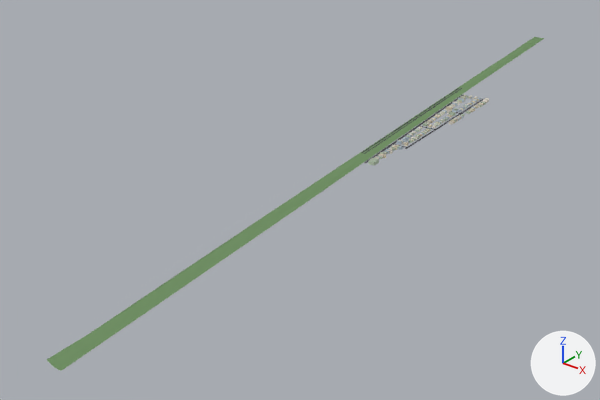
The glTF model public/tiles/tile_1_16.glb: old version first, new version second.
Rendered twice from a 50 mm camera at (-4215.0, -6793.0, 1080.0) aimed at (-5861.0, -4736.0, -195.0). The lights are fixed; the arrows at lower right show +X, +Y and +Z. The picture after the commit comes second. Where no turn or scale is listed for an object, it has been applied to the vertices.

In view in the first picture: 'bld_1_16', 'grn_1_16', 'road_1_16'.
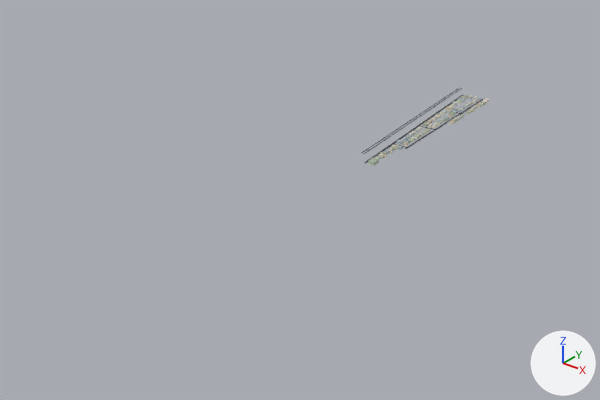
What differs and where, as boxes (x1, y1, x2, y2) in the pictures (600 x 400 px):
'grn_1_16', deleted: before (47, 37, 544, 371)

Patch to the scene script:
```diff
--- a/public/tiles/tile_1_16.glb.py
+++ b/public/tiles/tile_1_16.glb.py
@@ ob_grn_1_16 @@
-ob_grn_1_16 = bpy.data.objects.new('grn_1_16', me_grn_1_16)
-ob_grn_1_16.location = (-5663.0, -4449.0, 9.0)
```
